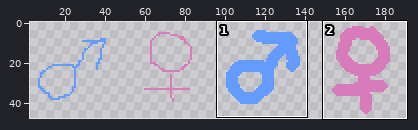
One commit to this sprite sheet: Assets/Sprites/UI/T_UI_GenderButton.png. Above: a wide view before the commit, with the close-up outlined.
Close-up. The starting point:
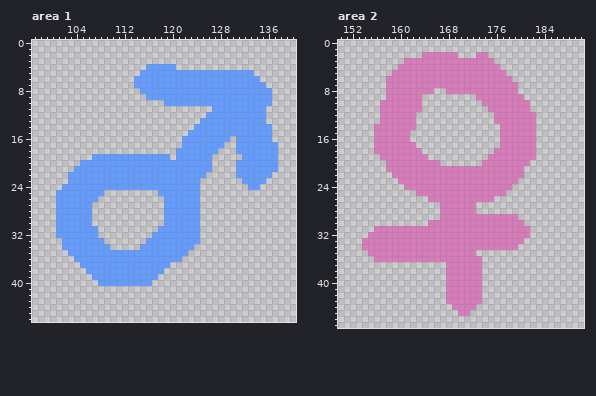
The file is 192x48 pixels. Shown: area 1: x 97..140, y 0..46; area 2: x 150..190, y 0..47. The wide view leaves out empty margins. The commit also changed other parts of the picture, which this record leaves out.
And afterwards:
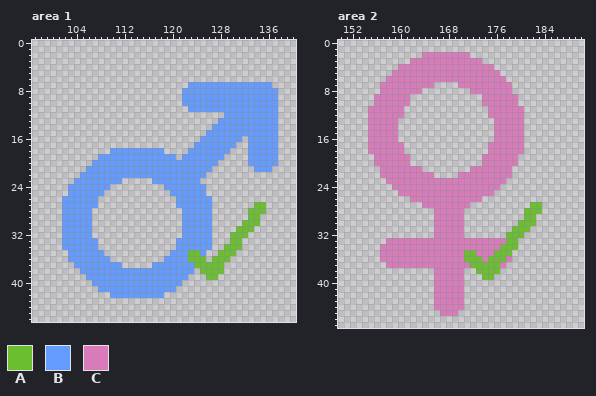
Palette (. is transparent): A #6abe30  B #639bff  C #d77bba
The edit:
Changed rows in their new state; - is an unchanged pixel.
Area 1:
first column x 101:
 4 ---------------.....-----------------
 5 --------------...................----
 6 -------------.....................---
 7 -------------.........-------------B-
 8 --------------.......---------------B
 9 ---------------......---------------B
10 ------------------...---------------B
11 ----------------------BBBB---------BB
12 -------------------------...-------BB
13 ------------------------...--------BB
14 -----------------------...----------B
15 ----------------------...-----------B
16 ---------------------...-----B-.----B
17 ---------------------..-----BB..-----
18 ---------BBBBBBBBB--..-----BB-..-----
19 ------.------------B.-----BB---.-----
20 ----..--------------------B---..-----
21 ---..-------------------------...---.
22 --..--------------------------......-
23 --.--------.....---------------....--
24 -.-------.........------B-------..---
25 ..---------------..-----B------------
26 .-----------------..----BB-----------
27 .-----B-----------..----BB-------AA--
28 .-----------------...---BB------AAA--
29 .-----------------...---BB------AA---
30 .-----------------...---BB-----AAA---
31 .-----.----------....---BB----AAA----
32 .-----.---------.....---BB---AAA-----
33 -------.-------.....----BB---AA------
34 -------..-----......---BBB--AAA------
35 --------...........---AAB--AAA-------
36 --B------.........---BAAA-AAA--------
37 ---B-------.....---BBBBAAAAA---------
38 ----B-------------BBBBB-AAAA---------
39 -----B-----------BBBBB---AA----------
40 ------B---------BBBBB----------------
41 -------BBBBBBBBBBBBB-----------------
42 ---------BBBBBBBBB-------------------
Area 2:
first column x 154:
 2 ----------------CC-..---------
 3 -------.------------..--------
 4 ----------------------.-------
 5 -----------------------.------
 6 ------------------------.-----
 7 ---C--------....---------.----
 8 ---C------..--....-------.----
 9 --CC----..---------.------.---
10 --C-----..----------------..--
11 -CC----...-----------------.--
12 -CC----..------------C-----..-
13 -CC---...------------------..-
14 -C----...-------------C----..-
15 -C----..--------------C----..-
16 -C----..--------------C----..-
17 -C-----..------------CC----..-
18 -C-----...-----------C-----..-
19 --C-----...---------C-----...-
20 --CC----.....-------------..--
21 ---C------........-------..---
22 ---CC-------....---------..---
23 ----CC------------------..----
24 -----CC----------------..-----
25 ------CCC-------------..------
26 --------CCC---------..--------
27 ----------CCC-----.---------AA
28 ------------C----..--------AAA
29 ------------C----.........-AA-
30 -----------.-----.........AAA-
31 --..........-----........AAA--
32 -...........-----.......AAA.--
33 ....--------------------AA.---
34 ...--------------------AAA----
35 -..--------------AACCCAAA-----
36 --.--------------AAACAAAC-----
37 ----CCCCCCCCCC----AAAAAC------
38 ------------CC---..AAAA-------
39 ------------CC---...AA--------
40 ------------CC---...----------
41 ------------CC---...----------
42 ------------CC---...----------
43 ------------CC---...----------
44 ------------CCC--..-----------
45 -------------CCC..------------
Where, in picture pixels (left, top, right, bottom), the same in both close-ups:
changed: (56, 64, 278, 298)
changed: (362, 52, 542, 316)
